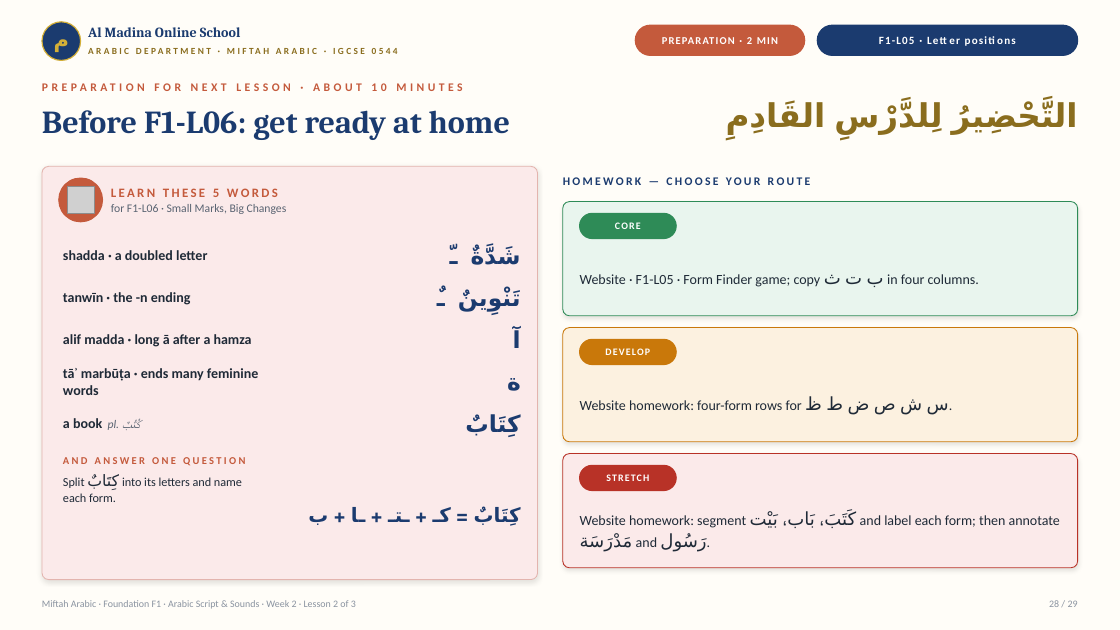
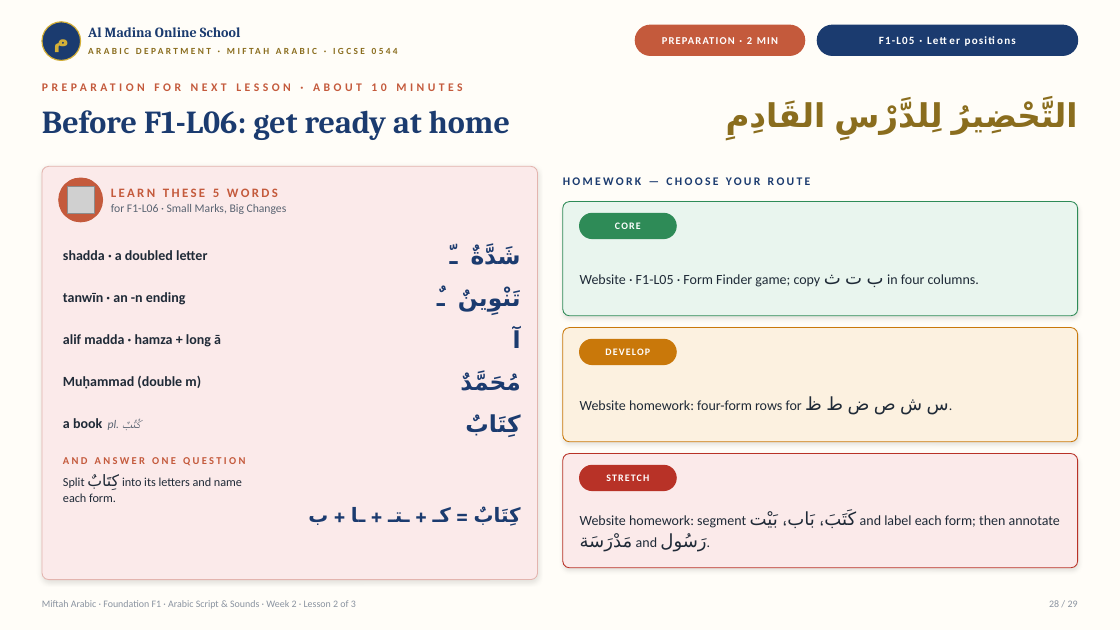
Before and after one commit to Linat1/Miftah_arabic, a slide deck: slide 28 of Foundation_F1/Y7_F1_Wk02_L2_F1L05_One_Letter_Four_Positions.pptx. Drawn at 1120x630 pixels with LibreOffice and Linux fonts; fonts in the diff are those of the drawing; grey boxes stand for pictures. Boxes give left, top, right and bottom in pixels: in the first picture for what was removed or moved away, otherwise in the second. Text is boxed around its words. In the diff, an @@ line names an element or a change of style, - is before the commit and + after.

```diff
--- a/Foundation_F1/Y7_F1_Wk02_L2_F1L05_One_Letter_Four_Positions.pptx
+++ b/Foundation_F1/Y7_F1_Wk02_L2_F1L05_One_Letter_Four_Positions.pptx
@@ text at [63, 292, 186, 305]: text changed @@
-tanwīn · the -n ending
+tanwīn · an -n ending
@@ text at [63, 334, 221, 347]: text changed @@
-alif madda · long ā after a hamza
+alif madda · hamza + long ā
@@ text at [63, 376, 201, 389]: text changed @@
-tāʾ marbūṭa · ends many feminine words
+Muḥammad (double m)
@@ text at [475, 375, 632, 551]: text changed @@
-ة
+مُحَمَّدٌ
```
Also in this commit, not shown: 3 other files.
